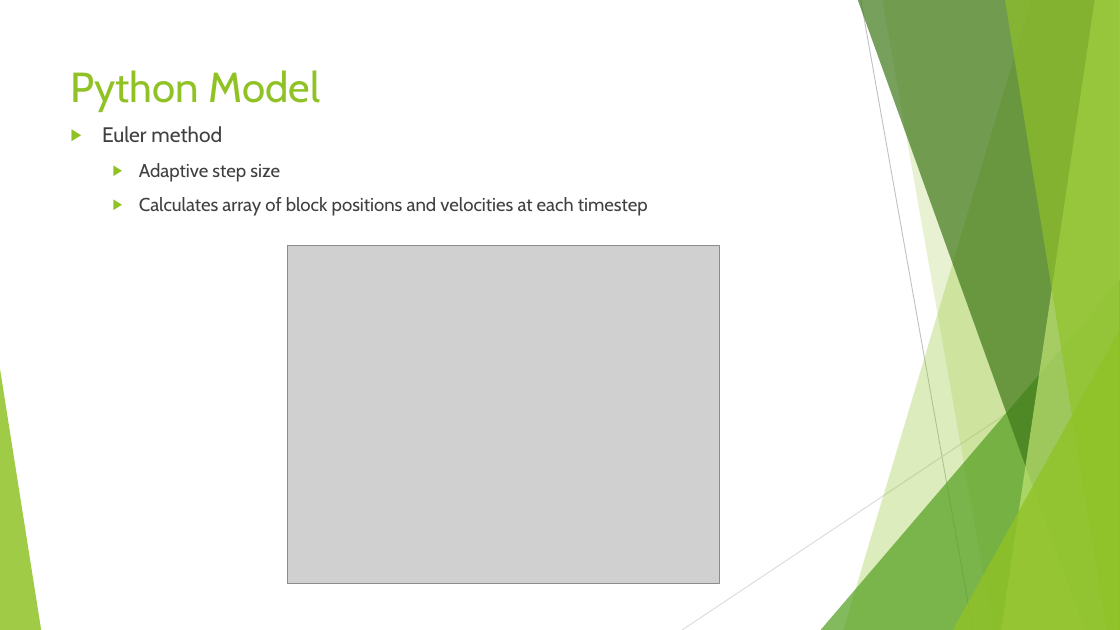
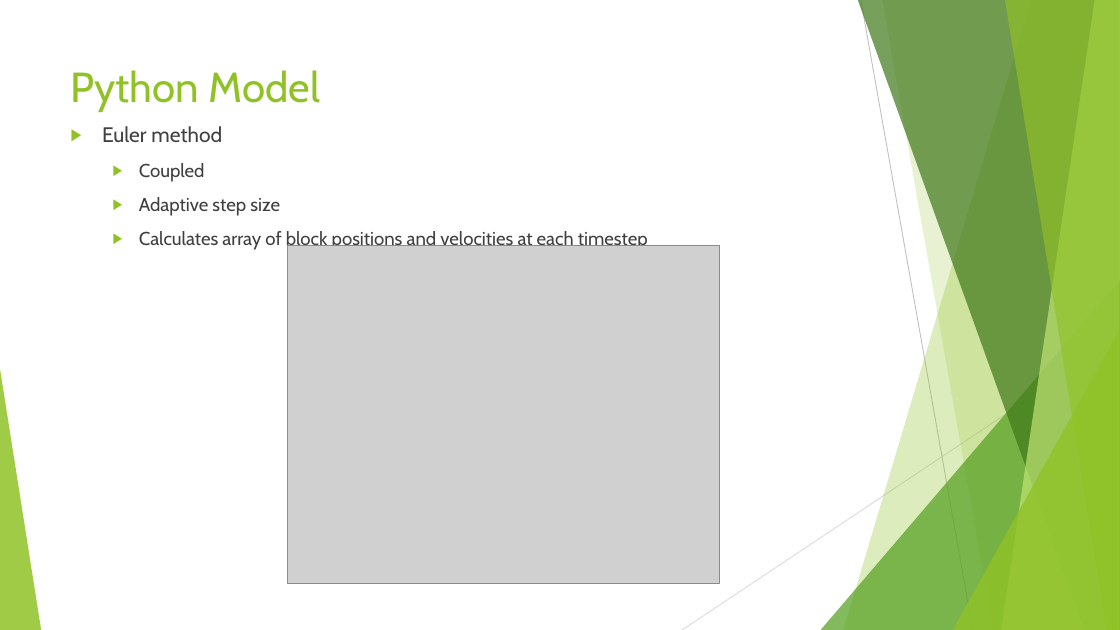
Before and after one commit to aMartin6/Final_Project, a slide deck: slide 6 of Earthquake Presentation.pptx. Drawn at 1120x630 pixels with LibreOffice and Linux fonts; fonts in the diff are those of the drawing; grey boxes stand for pictures. Boxes give left, top, right and bottom in pixels: in the first picture for what was removed or moved away, otherwise in the second. Text is boxed around its words. In the diff, an @@ line names an element or a change of style, - is before the commit and + after.

```diff
--- a/Earthquake Presentation.pptx
+++ b/Earthquake Presentation.pptx
@@ text at box(139, 163, 205, 182): paragraph added @@
+  ▶ Coupled
```
Also in this commit, not shown: 2 other slides changed, 1 other file.
